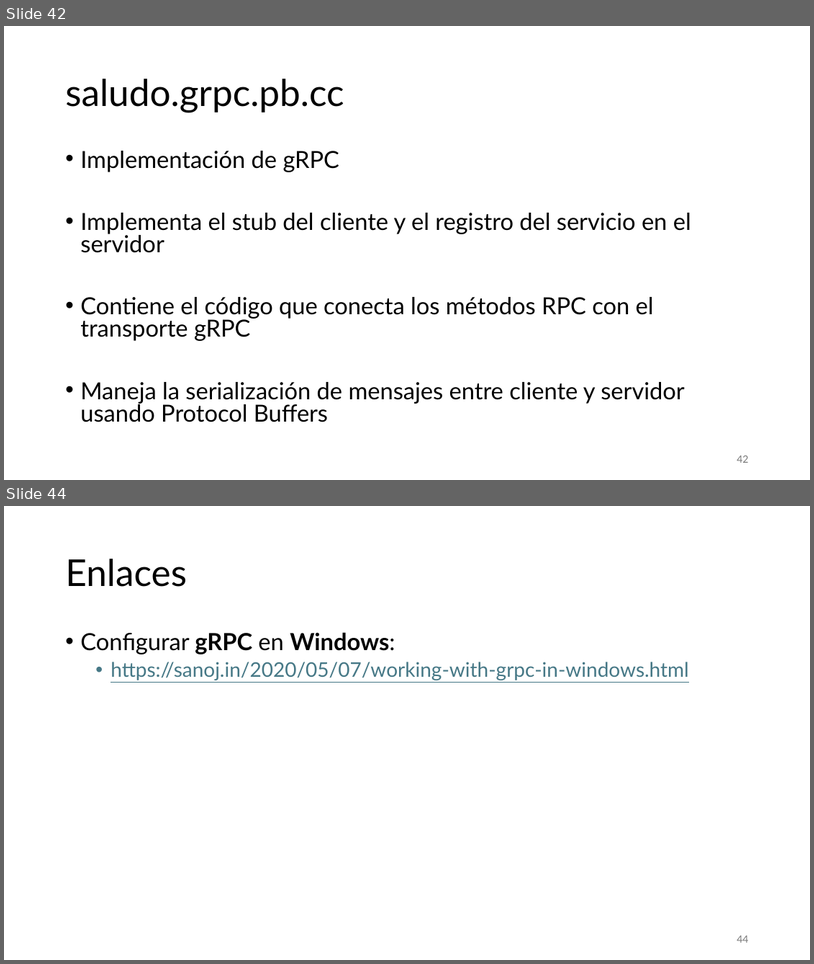
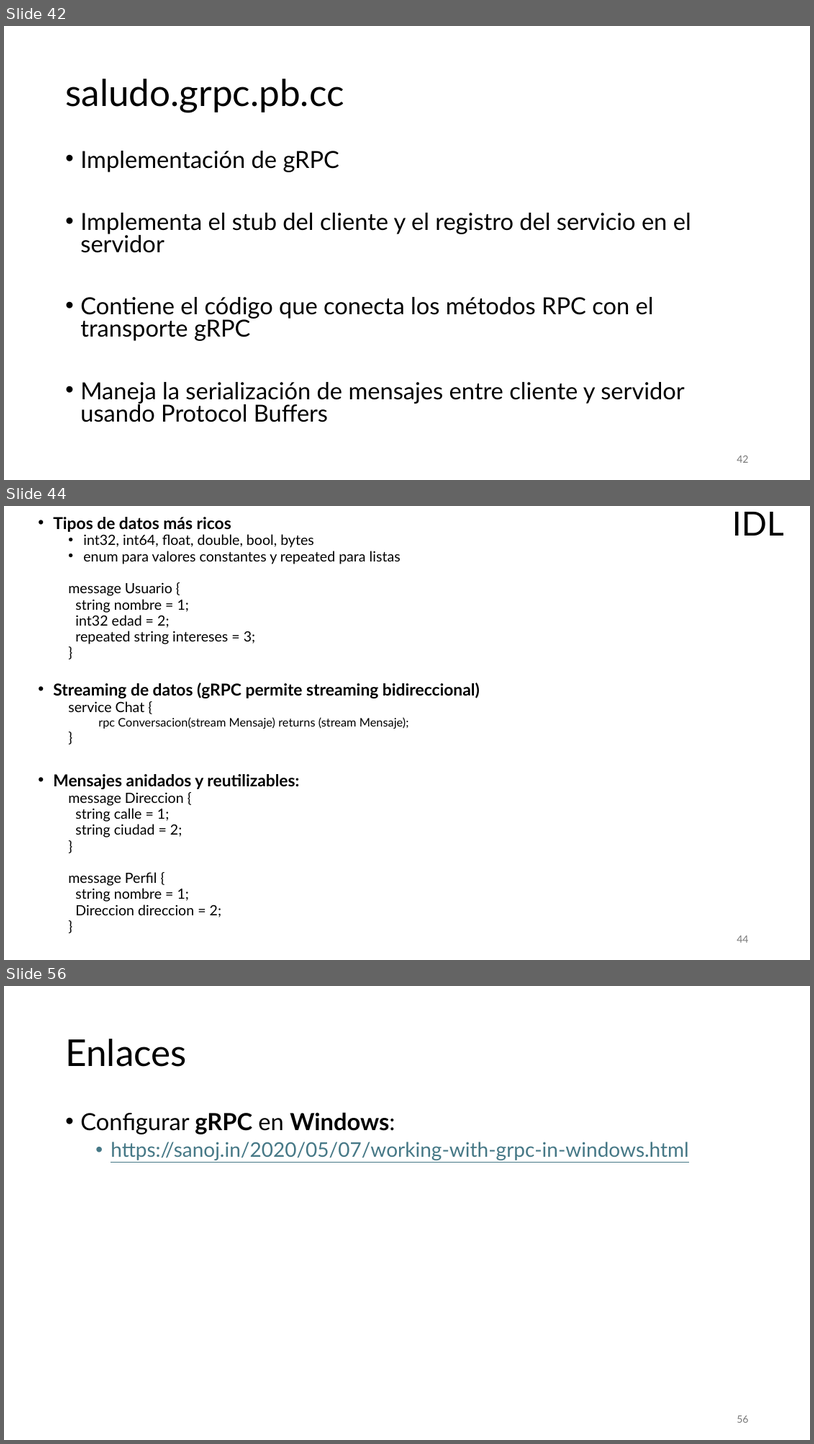
Before and after one commit to aldebarran22/CURSO_CPP_SERVICIOS_30H, a slide deck: doc/3_Comunicacion_microservicios_C++.pptx. Shown one above the other, each under a label of ours: slides 42 and 44 before the commit, slides 42, 44 and 56 after it; the slides between them are not shown. The pictures are 814x964 and 814x1444 pixels, drawn with LibreOffice and Linux fonts; fonts in the diff are those of the drawing. Boxes give left, top, right and bottom in pixels: in the first picture for what was removed or moved away, otherwise in the second. Text is boxed around its words. In the diff, an @@ line names an element or a change of style, - is before the commit and + after.

```diff
--- a/doc/3_Comunicacion_microservicios_C++.pptx
+++ b/doc/3_Comunicacion_microservicios_C++.pptx
@@ slide 44 added at (x1=4, y1=506, x2=810, y2=960), background #FFFFFF @@
@@ text added at (x1=53, y1=517, x2=480, y2=917), 16.8 pt, text #000000 @@
+• Tipos de datos más ricos
+  • int32, int64, float, double, bool, bytes
+  • enum para valores constantes y repeated para listas
+  message Usuario {
+  string nombre = 1;
+  int32 edad = 2;
+  repeated string intereses = 3;
+  }
+• Streaming de datos (gRPC permite streaming bidireccional)
+  service Chat {
+    rpc Conversacion(stream Mensaje) returns (stream Mensaje);
+  }
+• Mensajes anidados y reutilizables:
+  message Direccion {
+  string calle = 1;
+  string ciudad = 2;
+  }
+  message Perfil {
+  string nombre = 1;
+  Direccion direccion = 2;
+  }
@@ title added at (x1=733, y1=512, x2=784, y2=536), 39.6 pt, text #000000 @@
+IDL
@@ page number added at (x1=737, y1=935, x2=748, y2=942), 12 pt, text #797979 @@
+44
@@ what was slide 44 is now slide 56 @@
@@ page number at (x1=737, y1=1415, x2=748, y2=1422): text changed @@
-44
+56
```
Also in this commit, not shown: 2 slides changed, 14 other slides added, 7 other files.
